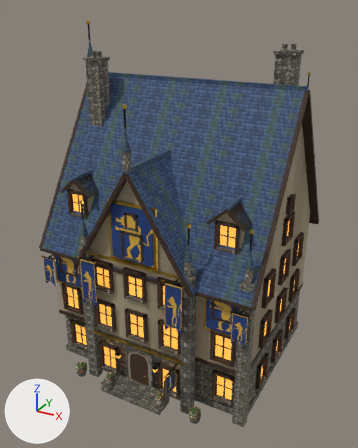
Renders of the glTF model www/proto3d/models/beth/hi/buildings_card2/bld_guildhall_card2_lod1.glb from each side of a commit.
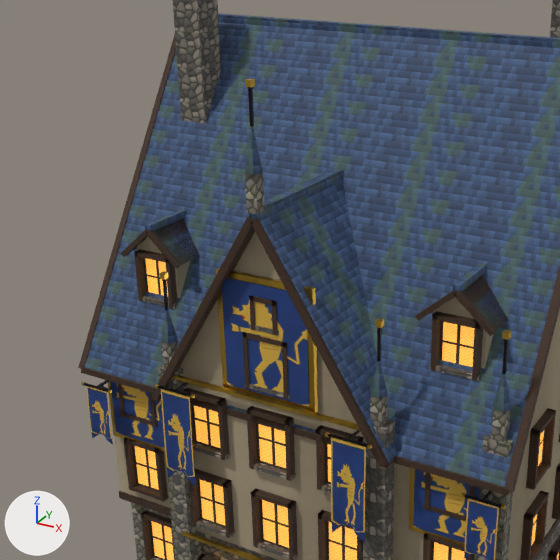
Old and new are each drawn whole from a camera (50 mm lens) standing at (14.8, -28.0, 23.5) and looking at (0.0, -1.3, 10.1) and again close up on the part from 0% to 78% of the width and 15% to 77% of the height. Arrows for +X, +Y and +Z are at lower left; the lights stay in place. The first two pictures are the older version. Vertices at exactly the same position are counted once.

The scene before the commit, as lines of its bpy script (objects in view):
```python
me_bld_guildhall_card2 = bpy.data.meshes.new('bld_guildhall_card2')
me_bld_guildhall_card2.from_pydata(...)  # 8844 vertices, 14631 faces; spans x -7.7..7.6, y -8.1..6.7, z 0.0..22.6
me_bld_guildhall_card2.materials.append(mat_card2_shared)
ob_bld_guildhall_card2 = bpy.data.objects.new('bld_guildhall_card2', me_bld_guildhall_card2)
ob_bld_guildhall_card2.location = (0.0, 0.0, 0.0)
```
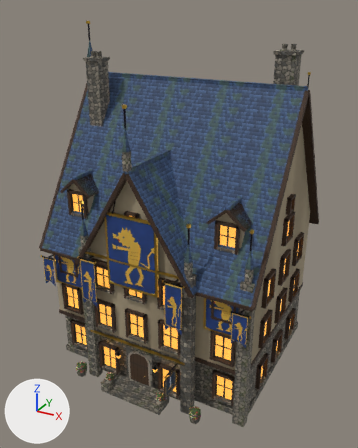
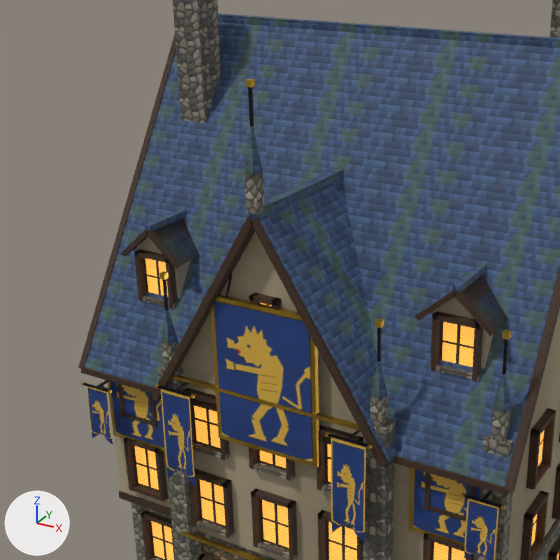
Pixel boxes (x1, y1, x2, y2) of what changed, in the close-ups (560 x 560 px; the box of a moved part takes in the faces that stretch with it):
```json
{"part": 1, "of": "me_bld_guildhall_card2", "change": "added", "after": [226, 273, 232, 298]}
{"part": 2, "of": "me_bld_guildhall_card2", "change": "deleted", "before": [222, 278, 309, 407], "on screen": "blue"}
{"part": 3, "of": "me_bld_guildhall_card2", "change": "moved or reshaped", "before": [217, 268, 318, 412], "after": [211, 294, 319, 467]}
{"part": 4, "of": "me_bld_guildhall_card2", "change": "surface changed", "before": [216, 269, 315, 412], "after": [210, 297, 317, 467]}
```

Edits to the scene script, one JSON object a line:
```json
{"block": "me_bld_guildhall_card2", "where": "# used by ob_bld_guildhall_card2; location = (0.0, 0.0, 0.0)"}
{"op": "remove", "block": "me_bld_guildhall_card2", "code": "me_bld_guildhall_card2.from_pydata(...)  # 8844 vertices, 14631 faces; spans x -7.7..7.6, y -8.1..6.7, z 0.0..22.6"}
{"op": "add", "block": "me_bld_guildhall_card2", "code": "me_bld_guildhall_card2.from_pydata(...)  # 8920 vertices, 14775 faces; spans x -7.7..7.6, y -8.1..6.7, z 0.0..22.6"}
{"block": "me_bld_guildhall_card2", "change": "me_bld_guildhall_card2 part 1: the loose piece of 8 vertices spanning x -4.1..0.1, y -7.2..-6.9, z 8.7..15.3 is copied, and the copy is multiplied about its middle by the matrix ((-0.081, 0.0, 0.05), (0.021, -0.086, 0.034), (0.045, 0.04, 0.074)), then moved by (0.8, 0.4, 1.0); it spans x -1.2, y -6.9..-6.5, z 12.6..13.3"}
{"block": "me_bld_guildhall_card2", "change": "me_bld_guildhall_card2 part 2: the loose piece of 4 vertices spanning x -1.4..1.4, y -6.8, z 9.8..13.2 is deleted"}
{"block": "me_bld_guildhall_card2", "change": "me_bld_guildhall_card2 part 3: 252 vertices moved from x -1.6..1.6, y -6.8..-6.6, z 9.6..13.4 to x -1.8..1.8, y -6.9..-6.8, z 7.9..12.6; 16 vertices removed from x -1.6..1.6, y -6.8..-6.6, z 9.6..13.4; 80 vertices added at x -1.8..1.8, y -6.9..-6.8, z 7.9..12.6"}
{"block": "me_bld_guildhall_card2", "change": "me_bld_guildhall_card2 part 4: 245 kept faces spanning x -1.8..1.8, y -6.9..-6.8, z 7.9..12.6 get new texture (UV) coordinates"}
{"block": "me_bld_guildhall_card2", "change": "other edits to the shape of me_bld_guildhall_card2 do not show in these pictures"}
```
